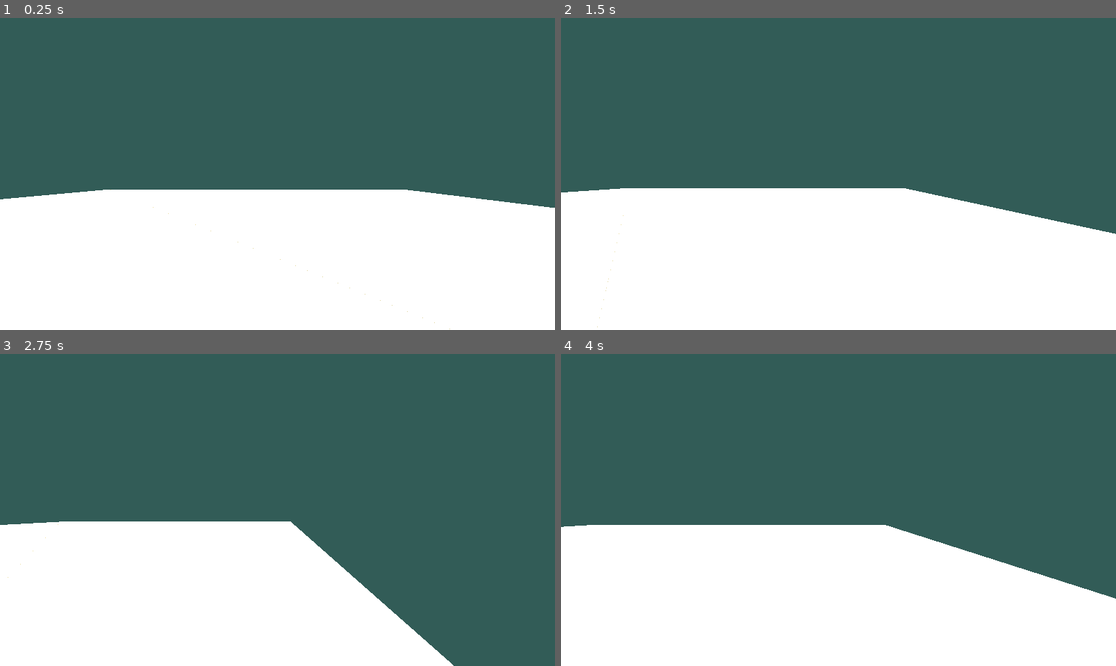
Above: before the commit, frames 1-4 (two rows, left to right).
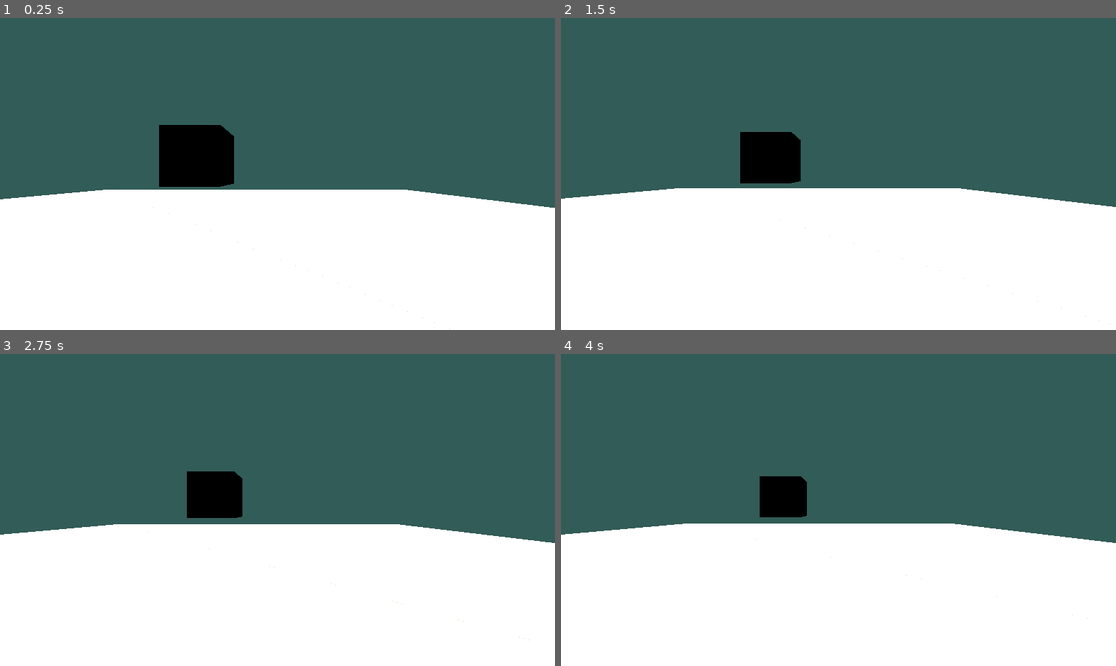
Above: after the commit, the same moments.

Repository: MonkeeyWEB/Godot-Project
Game: Godot game, scene res://node_3d.tscn
Two runs of this game, one before a commit and one after it. Both use one fixed random seed, a clock stepped at 60 frames per second and the inputs below. Sound files missing from this copy of the repository are replaced by a short silence.
Inputs:
- Up to frame 1 (0.25 s): no input
- Up to frame 2 (1.5 s): tap Enter (ui_accept) at 0.5, 0.77 s; hold Right (ui_right) 0.53-1.28 s; tap S (reculer, bound only after the commit) at 0.6, 1.35 s; hold Down (ui_down) from 1.28 s (still down)
- Up to frame 3 (2.75 s): tap Enter (ui_accept) at 1.52 s; release Down (ui_down) at 2.03 s; hold Right (ui_right) from 2.03 s (still down); tap S (reculer, bound only after the commit) at 2.1 s
- Up to frame 4 (4 s): release Right (ui_right) at 2.78 s; hold Up (ui_up) 2.78-3.53 s; tap S (reculer, bound only after the commit) at 2.85, 3.6 s; tap Enter (ui_accept) at 3.02, 3.77 s; hold Left (ui_left) from 3.53 s (still down)

The runs differ from the first frame. In frame 1, 2.6% of the frame differs, in the area x 28-43%, y 34-55%; in frame 2, 4.0%; in frame 3, 16%, in the area x 0-100%, y 37-100%; in frame 4, 5.7%.

Commit message:
bruits boite

Diff:
--- a/character_body_3d.gd
+++ b/character_body_3d.gd
@@ -1,4 +1,5 @@
 extends CharacterBody3D
+@onready var audio_stream_player_3d: AudioStreamPlayer3D = $CSGBox3D/AudioStreamPlayer3D
 
 
 const SPEED = 5.0
@@ -16,7 +17,7 @@
 
 	# Get the input direction and handle the movement/deceleration.
 	# As good practice, you should replace UI actions with custom gameplay actions.
-	var input_dir := Input.get_vector("ui_left", "ui_right", "ui_up", "ui_down")
+	var input_dir := Input.get_vector("gauche", "droite", "avancer", "reculer")
 	var direction := (transform.basis * Vector3(input_dir.x, 0, input_dir.y)).normalized()
 	if direction:
 		velocity.x = direction.x * SPEED
--- /dev/null
+++ b/csg_box_3d.gd
@@ -0,0 +1,16 @@
+extends CSGBox3D
+@onready var audio_stream_player_3d: AudioStreamPlayer3D = $AudioStreamPlayer3D
+
+
+# Called when the node enters the scene tree for the first time.
+func _ready() -> void:
+	pass # Replace with function body.
+
+
+# Called every frame. 'delta' is the elapsed time since the previous frame.
+func _process(delta: float) -> void:
+	pass
+
+
+func _on_audio_stream_player_3d_finished() -> void:
+	audio_stream_player_3d.play()
--- a/node_3d.tscn
+++ b/node_3d.tscn
@@ -1,6 +1,8 @@
-[gd_scene load_steps=7 format=3 uid="uid://bw7hpfcvakht8"]
+[gd_scene load_steps=9 format=3 uid="uid://bw7hpfcvakht8"]
 
 [ext_resource type="PackedScene" uid="uid://bgkc0hu54tuoo" path="res://player.tscn" id="1_rltks"]
+[ext_resource type="Script" path="res://csg_box_3d.gd" id="2_c1g2k"]
+[ext_resource type="AudioStream" uid="uid://bghwhoeafxupm" path="res://breath-in-242641.mp3" id="2_twlm6"]
 
 [sub_resource type="StandardMaterial3D" id="StandardMaterial3D_77hj7"]
 albedo_color = Color(0.331098, 0.247018, 0.109262, 1)
@@ -81,5 +83,15 @@
 transform = Transform3D(1, 0, 0, 0, 1, 0, 0, 0, 1, -9.97504, 7.14948, -0.311876)
 size = Vector3(0.214722, 14.4202, 20.8408)
 
-[node name="AudioStreamPlayer3D" type="AudioStreamPlayer3D" parent="."]
-transform = Transform3D(1, 0, 0, 0, 1, 0, 0, 0, 1, 7.25447, 1.54157, 5.71529)
+[node name="CSGBox3D" type="CSGBox3D" parent="."]
+transform = Transform3D(1, 0, 0, 0, 1, 0, 0, 0, 1, 0, 1.32813, 0)
+script = ExtResource("2_c1g2k")
+
+[node name="AudioStreamPlayer3D" type="AudioStreamPlayer3D" parent="CSGBox3D"]
+transform = Transform3D(1, 0, 0, 0, 1, 0, 0, 0, 1, 0.0472138, -0.139036, 0.223715)
+stream = ExtResource("2_twlm6")
+volume_db = 24.286
+autoplay = true
+max_distance = 10.0
+
+[connection signal="finished" from="CSGBox3D/AudioStreamPlayer3D" to="CSGBox3D" method="_on_audio_stream_player_3d_finished"]
--- a/project.godot
+++ b/project.godot
@@ -15,6 +15,29 @@
 config/features=PackedStringArray("4.3", "GL Compatibility")
 config/icon="res://icon.svg"
 
+[input]
+
+avancer={
+"deadzone": 0.5,
+"events": [null, Object(InputEventKey,"resource_local_to_scene":false,"resource_name":"","device":-1,"window_id":0,"alt_pressed":false,"shift_pressed":false,"ctrl_pressed":false,"meta_pressed":false,"pressed":false,"keycode":0,"physical_keycode":87,"key_label":0,"unicode":122,"location":0,"echo":false,"script":null)
+]
+}
+reculer={
+"deadzone": 0.5,
+"events": [Object(InputEventKey,"resource_local_to_scene":false,"resource_name":"","device":-1,"window_id":0,"alt_pressed":false,"shift_pressed":false,"ctrl_pressed":false,"meta_pressed":false,"pressed":false,"keycode":0,"physical_keycode":83,"key_label":0,"unicode":115,"location":0,"echo":false,"script":null)
+]
+}
+gauche={
+"deadzone": 0.5,
+"events": [Object(InputEventKey,"resource_local_to_scene":false,"resource_name":"","device":-1,"window_id":0,"alt_pressed":false,"shift_pressed":false,"ctrl_pressed":false,"meta_pressed":false,"pressed":false,"keycode":0,"physical_keycode":65,"key_label":0,"unicode":113,"location":0,"echo":false,"script":null)
+]
+}
+droite={
+"deadzone": 0.5,
+"events": [Object(InputEventKey,"resource_local_to_scene":false,"resource_name":"","device":-1,"window_id":0,"alt_pressed":false,"shift_pressed":false,"ctrl_pressed":false,"meta_pressed":false,"pressed":false,"keycode":0,"physical_keycode":68,"key_label":0,"unicode":100,"location":0,"echo":false,"script":null)
+]
+}
+
 [rendering]
 
 renderer/rendering_method="gl_compatibility"
Not shown, added: breath-in-242641.mp3.import
Not shown, added: breath-in-242641.mp3
